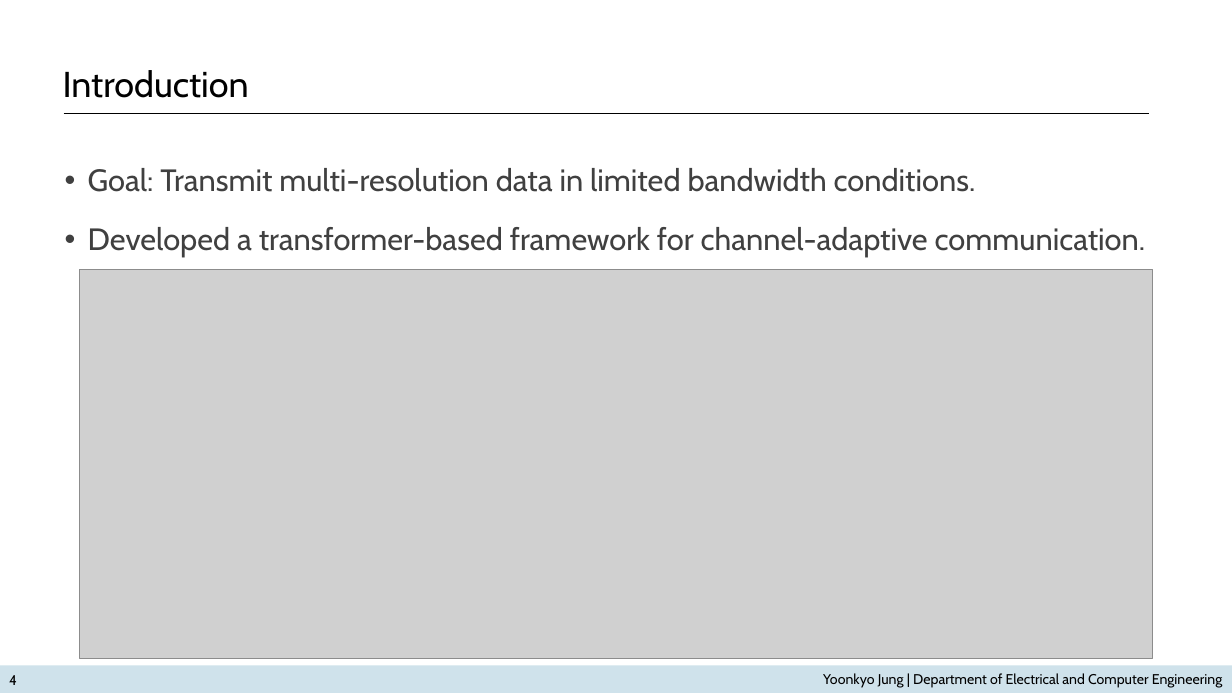
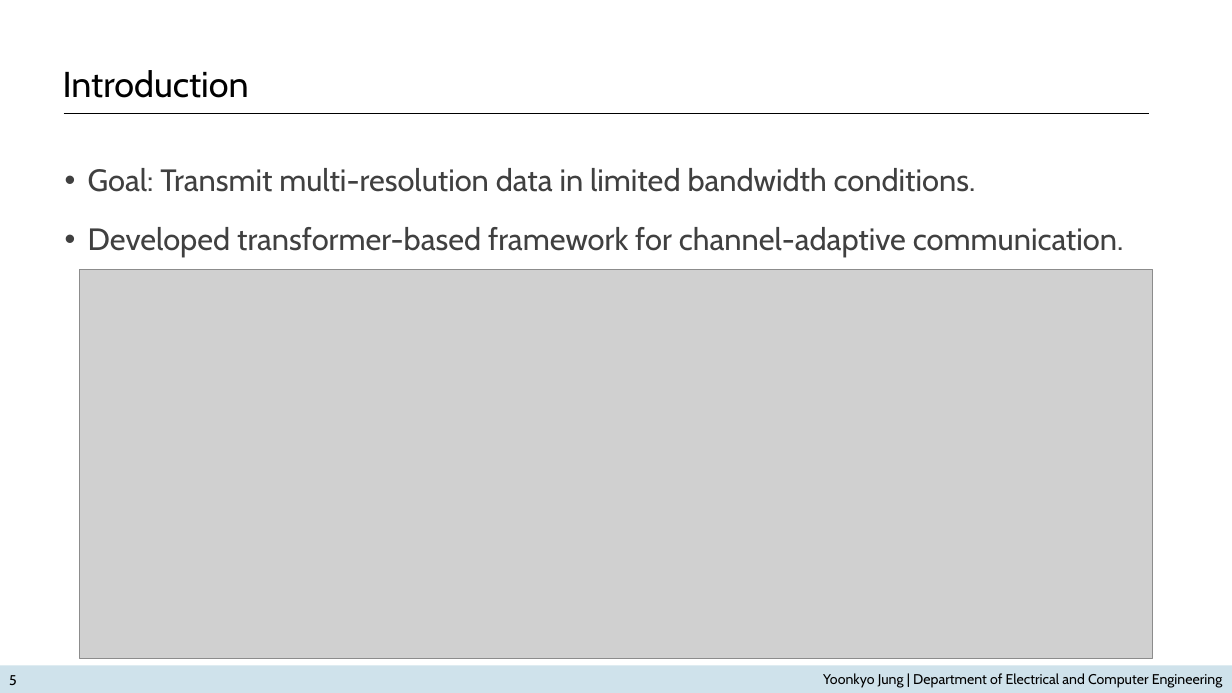
Before and after one commit to ByeokjinLee/ByeokjinLee.github.io, a slide deck: slide 5 of slides_ykjung.pptx (slide 4 before the commit). Drawn at 1232x693 pixels with LibreOffice and Linux fonts; fonts in the diff are those of the drawing; grey boxes stand for pictures. Boxes give left, top, right and bottom in pixels: in the first picture for what was removed or moved away, otherwise in the second. Text is boxed around its words. In the diff, an @@ line names an element or a change of style, - is before the commit and + after.

```diff
--- a/slides_ykjung.pptx
+++ b/slides_ykjung.pptx
@@ text at (88,227,1123,257): text changed @@
-• Developed a transformer-based framework for channel-adaptive communication.
+• Developed transformer-based framework for channel-adaptive communication.
@@ page number at (9,675,17,685): text changed @@
-4
+5
```
Also in this commit, not shown: 5 other slides changed, 1 slide added, 2 slides removed, 1 other file.
